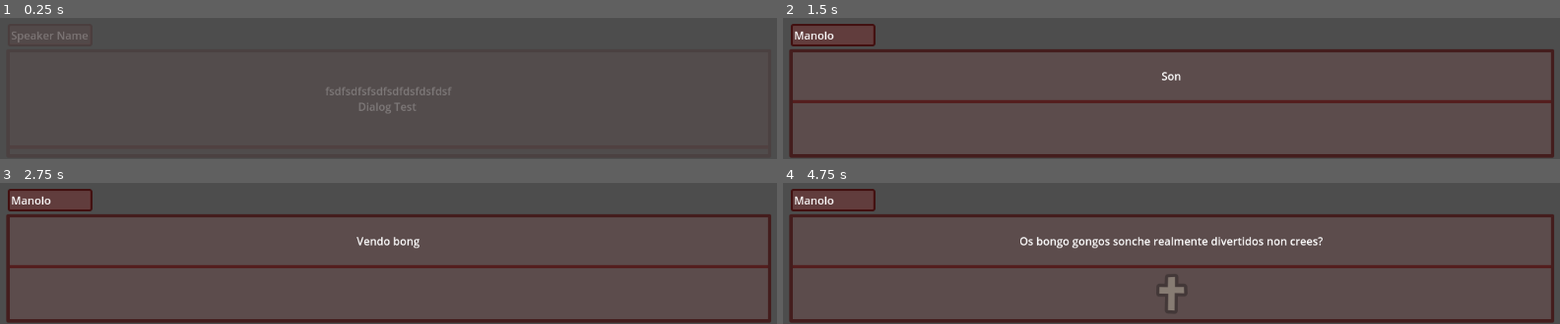
Above: before the commit, frames 1-4 (two rows, left to right).
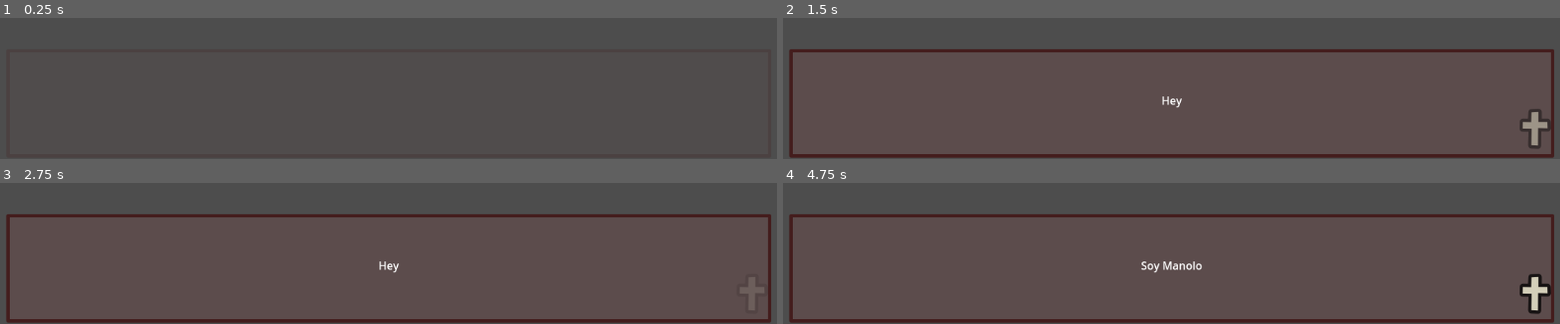
Above: after the commit, the same moments.

Repository: Jerrylikesgreen/-la-Santa-Compa-a
Game: Godot game, scene res://Scenes/dialog_gui.tscn
Same seed, same stepped clock (60 frames per second), same inputs: the game is played once before the commit and once after it. The project has no main scene, so this scene is started directly.
Inputs (mouse positions are in pixels of both pictures, inside the frame that each line leads up to):
- Up to frame 1 (0.25 s): no input
- Up to frame 2 (1.5 s): move the mouse to (outside the picture) at 0.52 s; hold D (Right) 0.53-1.28 s; click (outside the picture) at 0.6 s; move the mouse to (outside the picture) at 1.27 s; hold S (Down) from 1.28 s (still down); click (outside the picture) at 1.35 s
- Up to frame 3 (2.75 s): move the mouse to (outside the picture) at 2.02 s; release S (Down) at 2.03 s; hold D (Right) from 2.03 s (still down); click (outside the picture) at 2.1 s
- Up to frame 4 (4.75 s): move the mouse to (1132, 191) at 2.77 s; release D (Right) at 2.78 s; hold W (Up) 2.78-3.53 s; click (1132, 191) at 2.85 s; move the mouse to (outside the picture) at 3.52 s; hold A (Left) from 3.53 s (still down); click (outside the picture) at 3.6 s; move the mouse to (outside the picture) at 4.27 s; click (outside the picture) at 4.35 s

The runs differ from the first frame. In frame 1, 0.7% of the frame differs, in the area x 1-59%, y 9-69%; in frame 2, 3.4%; in frame 3, 3.0%; in frame 4, 5.3%, in the area x 1-99%, y 4-94%.

Commit message:
Terminado dialogo
Queda mezclarlo con andar, pero espero a que termines movimiento y lo añado

Diff:
--- a/Assets/Dialogues/santa_compaña_dialgue_test.csv
+++ b/Assets/Dialogues/santa_compaña_dialgue_test.csv
@@ -3,7 +3,7 @@
 text_000;Hey;Hey;Hei
 text_001;I am Manolo;Soy Manolo;Son Manolo
 text_002;I sell bongo gongos;Vendo bongo gongos;Vendo bongo gongos
-text_003;Bongo gongos are really funny don´t you think?;Los bongo gongos son realmente divertidos no crees?;Os bongo gongos sonche realmente divertidos non crees?
+text_003;Bongo gongos are really funny don´t you think?;Los bongo gongos son realmente divertidos no crees?jjjjjjjjjjjjjjjjjjjjjjjjjjjjjjjjjjjjjjjjjjjjjjjjjjjjjjjjjjjjjjjjjjjjjjjjjjjjj;Os bongo gongos sonche realmente divertidos non crees?
 text_004;BONGO BONGO;BONGO BONGO;BONGO BONGO
 text_005;GONGO GONGO;GONGO GONGO;GONGO GONGO
 text_006;AAA;AAA;AAA
--- a/Scenes/dialog_gui.tscn
+++ b/Scenes/dialog_gui.tscn
@@ -1,8 +1,7 @@
-[gd_scene load_steps=14 format=3 uid="uid://jwv8wc12q1j"]
+[gd_scene load_steps=18 format=3 uid="uid://jwv8wc12q1j"]
 
 [ext_resource type="Script" uid="uid://bwt6af5pu0b3r" path="res://dialog_system.gd" id="1_0kst1"]
 [ext_resource type="Theme" uid="uid://dc834v3v77k4d" path="res://Resources/dialog_gui_theme.tres" id="1_t61ho"]
-[ext_resource type="Theme" uid="uid://bd0l6ql83cnxo" path="res://Resources/OutputTextTheme.tres" id="3_0kst1"]
 [ext_resource type="AudioStream" uid="uid://dbc2d8xebnk8a" path="res://Assets/Sounds/sans_sound_placeholder.mp3" id="4_7ydem"]
 [ext_resource type="Texture2D" uid="uid://dn3scpw51q8ah" path="res://icon.svg" id="4_opk4c"]
 
@@ -11,7 +10,7 @@
 tracks/0/type = "value"
 tracks/0/imported = false
 tracks/0/enabled = true
-tracks/0/path = NodePath("DialogContainer/VBoxContainer/EndLine:modulate")
+tracks/0/path = NodePath("DialogContainer/EndLine:modulate")
 tracks/0/interp = 1
 tracks/0/loop_wrap = true
 tracks/0/keys = {
@@ -47,7 +46,7 @@
 tracks/3/type = "value"
 tracks/3/imported = false
 tracks/3/enabled = true
-tracks/3/path = NodePath("DialogContainer/VBoxContainer/EndLine:visible")
+tracks/3/path = NodePath("DialogContainer/EndLine:visible")
 tracks/3/interp = 1
 tracks/3/loop_wrap = true
 tracks/3/keys = {
@@ -63,7 +62,7 @@
 tracks/0/type = "value"
 tracks/0/imported = false
 tracks/0/enabled = true
-tracks/0/path = NodePath("DialogContainer/VBoxContainer/EndLine:modulate")
+tracks/0/path = NodePath("DialogContainer/EndLine:modulate")
 tracks/0/interp = 1
 tracks/0/loop_wrap = true
 tracks/0/keys = {
@@ -75,7 +74,7 @@
 tracks/1/type = "value"
 tracks/1/imported = false
 tracks/1/enabled = true
-tracks/1/path = NodePath("DialogContainer/VBoxContainer/EndLine:visible")
+tracks/1/path = NodePath("DialogContainer/EndLine:visible")
 tracks/1/interp = 1
 tracks/1/loop_wrap = true
 tracks/1/keys = {
@@ -98,6 +97,57 @@
 "transitions": PackedFloat32Array(1, 1),
 "update": 0,
 "values": [Color(1, 1, 1, 0), Color(1, 1, 1, 1)]
+}
+tracks/1/type = "value"
+tracks/1/imported = false
+tracks/1/enabled = false
+tracks/1/path = NodePath("SpeakerNameLabel:modulate")
+tracks/1/interp = 1
+tracks/1/loop_wrap = true
+tracks/1/keys = {
+"times": PackedFloat32Array(0),
+"transitions": PackedFloat32Array(1),
+"update": 0,
+"values": [Color(1, 1, 1, 0)]
+}
+tracks/2/type = "value"
+tracks/2/imported = false
+tracks/2/enabled = false
+tracks/2/path = NodePath("DialogContainer/EndLine:visible")
+tracks/2/interp = 1
+tracks/2/loop_wrap = true
+tracks/2/keys = {
+"times": PackedFloat32Array(0.03333336),
+"transitions": PackedFloat32Array(1),
+"update": 1,
+"values": [false]
+}
+tracks/3/type = "value"
+tracks/3/imported = false
+tracks/3/enabled = true
+tracks/3/path = NodePath("DialogContainer/EndLine:modulate")
+tracks/3/interp = 1
+tracks/3/loop_wrap = true
+tracks/3/keys = {
+"times": PackedFloat32Array(0),
+"transitions": PackedFloat32Array(1),
+"update": 0,
+"values": [Color(1, 1, 1, 0)]
+}
+
+[sub_resource type="Animation" id="Animation_as34n"]
+resource_name = "fade_out"
+tracks/0/type = "value"
+tracks/0/imported = false
+tracks/0/enabled = true
+tracks/0/path = NodePath("DialogContainer:modulate")
+tracks/0/interp = 1
+tracks/0/loop_wrap = true
+tracks/0/keys = {
+"times": PackedFloat32Array(0, 1),
+"transitions": PackedFloat32Array(1, 1),
+"update": 0,
+"values": [Color(1, 1, 1, 1), Color(1, 1, 1, 0)]
 }
 tracks/1/type = "value"
 tracks/1/imported = false
@@ -109,45 +159,6 @@
 "times": PackedFloat32Array(0, 1),
 "transitions": PackedFloat32Array(1, 1),
 "update": 0,
-"values": [Color(1, 1, 1, 0), Color(1, 1, 1, 1)]
-}
-tracks/2/type = "value"
-tracks/2/imported = false
-tracks/2/enabled = true
-tracks/2/path = NodePath("DialogContainer/VBoxContainer/EndLine:visible")
-tracks/2/interp = 1
-tracks/2/loop_wrap = true
-tracks/2/keys = {
-"times": PackedFloat32Array(0.03333336),
-"transitions": PackedFloat32Array(1),
-"update": 1,
-"values": [false]
-}
-
-[sub_resource type="Animation" id="Animation_as34n"]
-resource_name = "fade_out"
-tracks/0/type = "value"
-tracks/0/imported = false
-tracks/0/enabled = true
-tracks/0/path = NodePath("DialogContainer:modulate")
-tracks/0/interp = 1
-tracks/0/loop_wrap = true
-tracks/0/keys = {
-"times": PackedFloat32Array(0, 1),
-"transitions": PackedFloat32Array(1, 1),
-"update": 0,
-"values": [Color(1, 1, 1, 1), Color(1, 1, 1, 0)]
-}
-tracks/1/type = "value"
-tracks/1/imported = false
-tracks/1/enabled = true
-tracks/1/path = NodePath("SpeakerNameLabel:modulate")
-tracks/1/interp = 1
-tracks/1/loop_wrap = true
-tracks/1/keys = {
-"times": PackedFloat32Array(0, 1),
-"transitions": PackedFloat32Array(1, 1),
-"update": 0,
 "values": [Color(1, 1, 1, 1), Color(1, 1, 1, 0)]
 }
 
@@ -157,7 +168,7 @@
 tracks/0/type = "value"
 tracks/0/imported = false
 tracks/0/enabled = true
-tracks/0/path = NodePath("DialogContainer/VBoxContainer/EndLine:modulate")
+tracks/0/path = NodePath("DialogContainer/EndLine:modulate")
 tracks/0/interp = 1
 tracks/0/loop_wrap = true
 tracks/0/keys = {
@@ -169,6 +180,9 @@
 
 [sub_resource type="Animation" id="Animation_opk4c"]
 resource_name = "new_animation"
+
+[sub_resource type="Animation" id="Animation_hhnlu"]
+resource_name = "show_name"
 
 [sub_resource type="AnimationLibrary" id="AnimationLibrary_7oimb"]
 _data = {
@@ -177,19 +191,78 @@
 &"fade_in": SubResource("Animation_86ohs"),
 &"fade_out": SubResource("Animation_as34n"),
 &"idle": SubResource("Animation_7oimb"),
-&"new_animation": SubResource("Animation_opk4c")
+&"new_animation": SubResource("Animation_opk4c"),
+&"show_name": SubResource("Animation_hhnlu")
+}
+
+[sub_resource type="Animation" id="Animation_3fvow"]
+resource_name = "show_name"
+tracks/0/type = "value"
+tracks/0/imported = false
+tracks/0/enabled = true
+tracks/0/path = NodePath("SpeakerNameLabel:modulate")
+tracks/0/interp = 1
+tracks/0/loop_wrap = true
+tracks/0/keys = {
+"times": PackedFloat32Array(0, 0.46666667),
+"transitions": PackedFloat32Array(1, 1),
+"update": 0,
+"values": [Color(1, 1, 1, 0), Color(1, 1, 1, 1)]
+}
+
+[sub_resource type="Animation" id="Animation_ht2jx"]
+resource_name = "hide_name"
+tracks/0/type = "value"
+tracks/0/imported = false
+tracks/0/enabled = true
+tracks/0/path = NodePath("SpeakerNameLabel:modulate")
+tracks/0/interp = 1
+tracks/0/loop_wrap = true
+tracks/0/keys = {
+"times": PackedFloat32Array(),
+"transitions": PackedFloat32Array(),
+"update": 0,
+"values": []
+}
+
+[sub_resource type="Animation" id="Animation_5dtf6"]
+length = 0.001
+tracks/0/type = "value"
+tracks/0/imported = false
+tracks/0/enabled = true
+tracks/0/path = NodePath("SpeakerNameLabel:modulate")
+tracks/0/interp = 1
+tracks/0/loop_wrap = true
+tracks/0/keys = {
+"times": PackedFloat32Array(0),
+"transitions": PackedFloat32Array(1),
+"update": 0,
+"values": [Color(1, 1, 1, 0)]
+}
+
+[sub_resource type="AnimationLibrary" id="AnimationLibrary_5dtf6"]
+_data = {
+&"RESET": SubResource("Animation_5dtf6"),
+&"hide_name": SubResource("Animation_ht2jx"),
+&"show_name": SubResource("Animation_3fvow")
 }
 
 [sub_resource type="LabelSettings" id="LabelSettings_0kst1"]
 
 [node name="DialogGui" type="CanvasLayer"]
 script = ExtResource("1_0kst1")
+languaje_key = "es"
 
 [node name="AnimationPlayer" type="AnimationPlayer" parent="."]
 libraries = {
 &"": SubResource("AnimationLibrary_7oimb")
 }
 autoplay = "fade_in"
+
+[node name="AnimName" type="AnimationPlayer" parent="."]
+libraries = {
+&"": SubResource("AnimationLibrary_5dtf6")
+}
 
 [node name="DialogContainer" type="PanelContainer" parent="."]
 anchors_preset = -1
@@ -205,15 +278,7 @@
 size_flags_vertical = 3
 theme = ExtResource("1_t61ho")
 
-[node name="VBoxContainer" type="VBoxContainer" parent="DialogContainer"]
-layout_mode = 2
-
-[node name="TextOutputContainer" type="PanelContainer" parent="DialogContainer/VBoxContainer"]
-layout_mode = 2
-size_flags_vertical = 3
-theme = ExtResource("3_0kst1")
-
-[node name="TextOutput" type="RichTextLabel" parent="DialogContainer/VBoxContainer/TextOutputContainer"]
+[node name="TextOutput" type="RichTextLabel" parent="DialogContainer"]
 layout_mode = 2
 size_flags_vertical = 3
 bbcode_enabled = true
@@ -222,6 +287,17 @@
 horizontal_alignment = 1
 vertical_alignment = 1
 
+[node name="EndLine" type="TextureRect" parent="DialogContainer"]
+layout_mode = 2
+size_flags_horizontal = 8
+size_flags_vertical = 8
+texture = ExtResource("4_opk4c")
+stretch_mode = 3
+
+[node name="VBoxContainer" type="VBoxContainer" parent="DialogContainer"]
+visible = false
+layout_mode = 2
+
 [node name="DialogOptions" type="HBoxContainer" parent="DialogContainer/VBoxContainer"]
 visible = false
 layout_mode = 2
@@ -231,46 +307,38 @@
 theme = ExtResource("1_t61ho")
 
 [node name="HideButton" type="Button" parent="DialogContainer/VBoxContainer/DialogOptions"]
-visible = false
 layout_mode = 2
 size_flags_horizontal = 6
 theme = ExtResource("1_t61ho")
 text = "Hide Dialog"
 
 [node name="NextButton" type="Button" parent="DialogContainer/VBoxContainer/DialogOptions"]
-visible = false
 layout_mode = 2
 size_flags_horizontal = 6
 theme = ExtResource("1_t61ho")
 text = "Next"
 
 [node name="SkipButton" type="Button" parent="DialogContainer/VBoxContainer/DialogOptions"]
-visible = false
 layout_mode = 2
 size_flags_horizontal = 6
 theme = ExtResource("1_t61ho")
 text = "Skip"
 
 [node name="AutoButton" type="Button" parent="DialogContainer/VBoxContainer/DialogOptions"]
-visible = false
 layout_mode = 2
 size_flags_horizontal = 6
 theme = ExtResource("1_t61ho")
 text = "Auto"
 
-[node name="EndLine" type="TextureRect" parent="DialogContainer/VBoxContainer"]
-layout_mode = 2
-texture = ExtResource("4_opk4c")
-stretch_mode = 3
-
 [node name="SpeakerNameLabel" type="Label" parent="."]
+modulate = Color(1, 1, 1, 0)
 offset_left = 22.0
 offset_top = 454.0
 offset_right = 136.0
 offset_bottom = 477.0
 size_flags_horizontal = 0
 theme = ExtResource("1_t61ho")
-text = "Speaker Name"
+text = "no_name"
 label_settings = SubResource("LabelSettings_0kst1")
 
 [node name="Panel" type="Panel" parent="SpeakerNameLabel"]
--- a/dialog_system.gd
+++ b/dialog_system.gd
@@ -5,15 +5,14 @@
 @export var path_csv = "res://Assets/Dialogues/santa_compaña_dialgue_test.csv"
 @export var languaje_key = "gl"
 # OnReady
-@onready var dialogue_text = $DialogContainer/VBoxContainer/TextOutputContainer/TextOutput
+@onready var dialogue_text = $DialogContainer/TextOutput
 @onready var name_text = $SpeakerNameLabel
-@onready var next_button = $DialogContainer/VBoxContainer/DialogOptions/NextButton
 @onready var asp_talk = $AudioStreamPlayer2D
 @onready var anim_controller = $AnimationPlayer
-@onready var end_line_icon = $DialogContainer/VBoxContainer/EndLine
+@onready var anim_name_box = $AnimName
+@onready var end_line_icon = $DialogContainer/EndLine
 @onready var timer = $Timer
 # Text
-#var arr_dialogue = ["Hola","Antonio Recio!","Mayorista!","No limpio el pescado!"]
 var arr_dialogue = []
 var text_speed = 0.05
 var index_text = 0
@@ -39,87 +38,122 @@
 ## FUNC
 # ready-process
 func _ready():
-
-	start_dialogue.connect(func_inicio_dialogo)
-	end_line.connect(func_end_line)
-
+	load_csv(path_csv)
+	dialogue_text.text = ""
+	start_dialogue.connect(signal_inicio_dialogo)
+	end_line.connect(signal_end_line)
 func _process(_delta):
 	if !end:
-		if fin_fade_in and (Input.is_action_just_pressed("Enter") or click_auto):
 
-			click_auto = false
-			anim_controller.play("idle")
-			if writting:
-				writting = false
-				end_line.emit()
-				dialogue_text.text = arr_dialogue[index_text - 1][languaje_key]
-			else:
-				# The CSV ended?
-				if index_text >= arr_dialogue.size():
-					anim_controller.play("fade_out")
-					pass
+		if fin_fade_in and \
+			((Input.is_action_just_pressed("Enter") and !auto_mode_normal) \
+			or click_auto):
+
+				click_auto = false
+				anim_controller.play("idle")
+
+				if writting:
+
+					# If auto we return
+					if auto_mode_normal: return
+
+					# Set variables/signal
+					writting = false
+					end_line.emit()
+
+					# Set text
+					dialogue_text.text = arr_dialogue[index_text - 1][languaje_key]
+
 				else:
 
-					get_next_line()
+					# The CSV ended?
+					if index_text >= arr_dialogue.size():
+						anim_controller.play("fade_out")
 
+					# Next line
+					else:
+						get_next_line()
 
+# Signals
+func signal_inicio_dialogo():
+	if auto_mode_normal: timer.start()
+	get_next_line()
+	fin_fade_in = true
+func signal_end_line():
+	if auto_mode_normal: timer.start()
+	anim_controller.play("end_line")
+func _on_timer_timeout() -> void:
+	click_auto = true
+func _on_animation_player_animation_finished(anim_name: StringName) -> void:
+	if anim_name == "fade_in":
+		start_dialogue.emit()
+	elif anim_name == "fade_out":
+		end_dialogue.emit()
+		end = true
 
 # Extra
+func load_csv(path: String) -> void:
 
-func func_inicio_dialogo():
-	if auto_mode_normal: timer.start()
-	load_csv(path_csv)
-	get_next_line()
-	fin_fade_in = true
-func func_end_line():
-	if auto_mode_normal: timer.start()
-	anim_controller.play("end_line")
-
-func load_csv(path: String) -> void:
+	# Try to get the file
 	var file := FileAccess.open(path, FileAccess.READ)
 	if file == null:
 		push_error("ERROR WHEN ENTER THE CSV FILE")
 		return
 
+	# Get values from CSV
 	var headers := []
 	while not file.eof_reached():
+
+		# Check if exit loop
 		var line := file.get_line()
 		if line.is_empty():
 			continue
 
+		# Split line values from ;
 		var values := line.split(";")
 
-		# Primera linea
+		# Check first line
 		if headers.is_empty():
 			headers = values
 			continue
 
+		# Appemd array
 		var row := {}
 		for i in range(headers.size()):
 			row[headers[i]] = values[i]
-
 		arr_dialogue.append(row)
 
+	# Close CSV
 	file.close()
+func get_next_line():
 
-func get_next_line():
+	# If we ended the text we return function
 	if index_text >= arr_dialogue.size():
 		return
 
+	# Get the next value
+	index_text += 1
+
+	# Check if line is a code and id
 	var row = arr_dialogue[index_text]
-	index_text += 1
 	var code = row["key"].split("-")
 	match code[0]:
+		# Change the text name
 		"change_name":
 			changue_voice(code[1],row[languaje_key])
+		# No Code
 		_:
 			progressive_text(row[languaje_key])
-			print(row[languaje_key])
-	print(row)
-	pass
 func changue_voice(id,name_voice):
+
+	# We turn on the name box
+	if name_text.text == "no_name":
+		anim_name_box.play("show_name")
+
+	# We set te name text
 	name_text.text = name_voice
 
+	# We change te text sound
 	match id:
 		"manolo":
 			asp_talk.stream = voice_00
@@ -127,6 +161,8 @@
 			asp_talk.stream = voice_01
 		_:
 			asp_talk.stream = voice_missigno
+
+	# Process the next line
 	get_next_line()
 func progressive_text(new_text):
 
@@ -145,14 +181,3 @@
 
 	end_line.emit()
 	writting = false
-
-func _on_timer_timeout() -> void:
-	click_auto = true
-
-
-func _on_animation_player_animation_finished(anim_name: StringName) -> void:
-	if anim_name == "fade_in":
-		start_dialogue.emit()
-	elif anim_name == "fade_out":
-		end_dialogue.emit()
-		end = true
